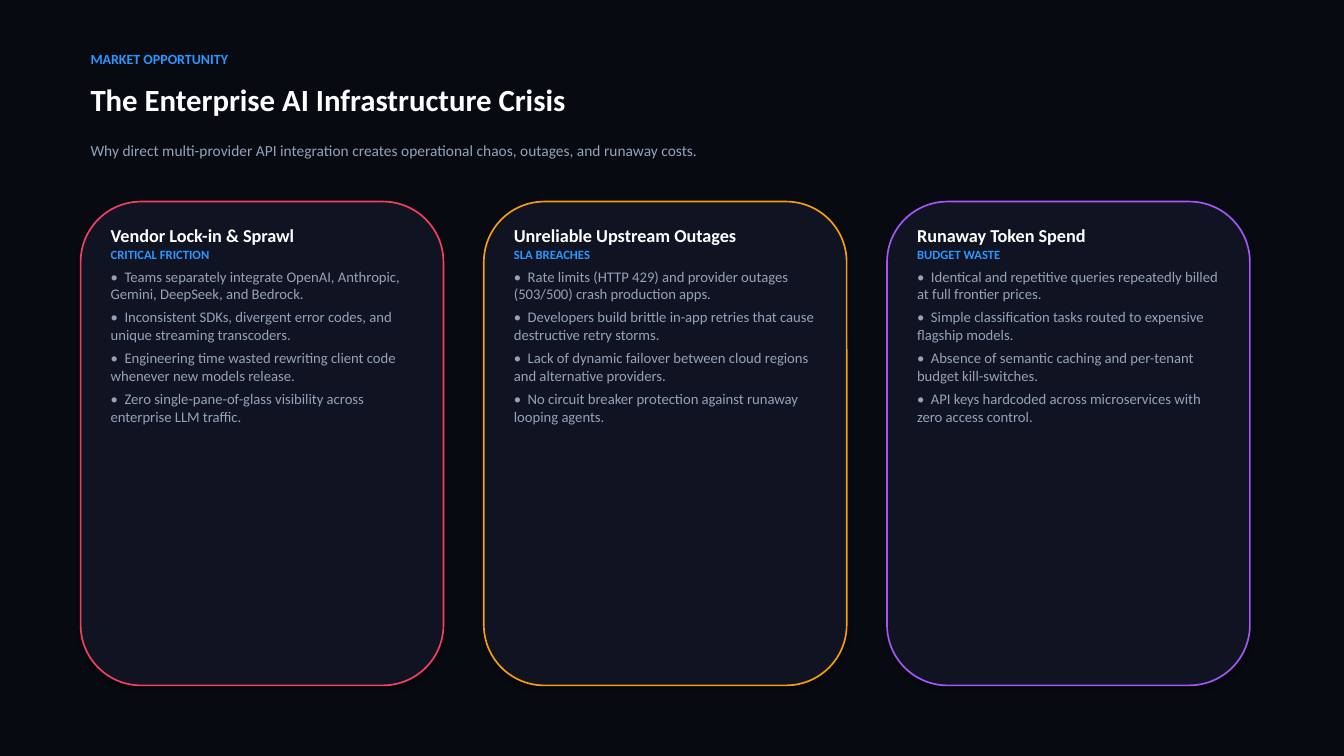
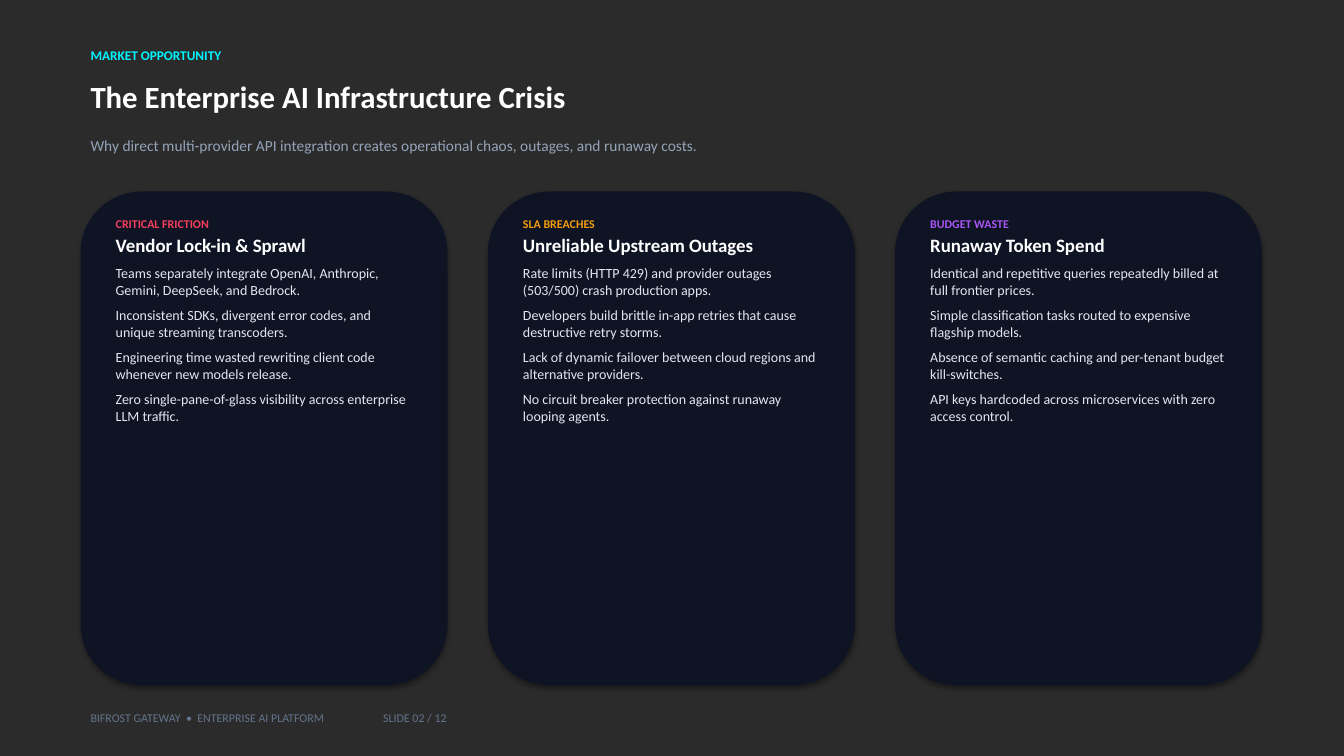
Before and after one commit to Ranjeet7680/BIFROST-GATEWAY, a slide deck: slide 2 of Bifrost_Gateway_Enterprise_Pitch.pptx. Drawn at 1344x756 pixels with LibreOffice and Linux fonts; fonts in the diff are those of the drawing; background and template pictures are left out; a plain dark background stands for a picture behind light text. Boxes give left, top, right and bottom in pixels: in the first picture for what was removed or moved away, otherwise in the second. Text is boxed around its words. In the diff, an @@ line names an element or a change of style, - is before the commit and + after.

Commit message:
feat(presentation): add cinematic keynote background, remove card lines/borders, and polish layout for PPTX and PDF decks

```diff
--- a/Bifrost_Gateway_Enterprise_Pitch.pptx
+++ b/Bifrost_Gateway_Enterprise_Pitch.pptx
@@ background #FFFFFF to picture (left out) @@
@@ rectangle removed at bbox=[0, 0, 1344, 756] @@
@@ text "MARKET OPPORTUNITY" at bbox=[91, 51, 221, 60]: size 10 to 9.5 pt, text colour #2997FF to #00F5FF @@
@@ text "Why direct multi-provider API integration ...": place and size @@
-text "Why direct multi-provider API integration ..." at bbox=[91, 145, 696, 159]
+text "Why direct multi-provider API integration ..." at bbox=[91, 140, 696, 154]
@@ rounded rectangle: place and size @@
-rounded rectangle at bbox=[81, 202, 444, 686]
+rounded rectangle at bbox=[81, 192, 448, 686]
@@ rounded rectangle at bbox=[81, 192, 448, 686]: fill #101422 to #0F1424; outline #F43F5E 1.2 pt to none @@
@@ rounded rectangle: place and size @@
-rounded rectangle at bbox=[484, 202, 847, 686]
+rounded rectangle at bbox=[488, 192, 855, 686]
@@ rounded rectangle at bbox=[488, 192, 855, 686]: fill #101422 to #0F1424; outline #F59E0B 1.2 pt to none @@
@@ rounded rectangle: place and size @@
-rounded rectangle at bbox=[887, 202, 1250, 686]
+rounded rectangle at bbox=[895, 192, 1262, 686]
@@ rounded rectangle at bbox=[895, 192, 1262, 686]: fill #101422 to #0F1424; outline #A855F7 1.2 pt to none @@
@@ text "CRITICAL FRICTION": place and size @@
-text "CRITICAL FRICTION" at bbox=[111, 229, 400, 425]
+text "CRITICAL FRICTION" at bbox=[116, 220, 405, 421]
@@ text at bbox=[116, 220, 209, 228]: paragraph added @@
+CRITICAL FRICTION
@@ text at bbox=[116, 238, 306, 255]: size 13 to 13.5 pt in "Vendor Lock-in & Sprawl"; more space between paragraphs @@
@@ text "SLA BREACHES": place and size @@
-text "SLA BREACHES" at bbox=[514, 229, 814, 425]
+text "SLA BREACHES" at bbox=[523, 220, 815, 424]
@@ text at bbox=[523, 220, 595, 228]: paragraph added @@
+SLA BREACHES
@@ text at bbox=[523, 238, 753, 256]: size 13 to 13.5 pt in "Unreliable Upstream Outages"; more space between paragraphs @@
@@ text "BUDGET WASTE": place and size @@
-text "BUDGET WASTE" at bbox=[917, 229, 1218, 422]
+text "BUDGET WASTE" at bbox=[930, 220, 1224, 421]
@@ text at bbox=[930, 220, 1009, 228]: paragraph added @@
+BUDGET WASTE
@@ text at bbox=[930, 238, 1105, 255]: size 13 to 13.5 pt in "Runaway Token Spend"; more space between paragraphs @@
@@ text at bbox=[116, 268, 405, 421]: text changed; size 10.5 to 10 pt; text colour #94A3B8 to #E2E8F0 @@
-CRITICAL FRICTION
-• Teams separately integrate OpenAI, Anthropic, Gemini, DeepSeek, and Bedrock.
-• Inconsistent SDKs, divergent error codes, and unique streaming transcoders.
-• Engineering time wasted rewriting client code whenever new models release.
-• Zero single-pane-of-glass visibility across enterprise LLM traffic.
+Teams separately integrate OpenAI, Anthropic, Gemini, DeepSeek, and Bedrock.
+Inconsistent SDKs, divergent error codes, and unique streaming transcoders.
+Engineering time wasted rewriting client code whenever new models release.
+Zero single-pane-of-glass visibility across enterprise LLM traffic.
@@ text at bbox=[523, 268, 815, 424]: text changed; size 10.5 to 10 pt; text colour #94A3B8 to #E2E8F0 @@
-SLA BREACHES
-• Rate limits (HTTP 429) and provider outages (503/500) crash production apps.
-• Developers build brittle in-app retries that cause destructive retry storms.
-• Lack of dynamic failover between cloud regions and alternative providers.
-• No circuit breaker protection against runaway looping agents.
+Rate limits (HTTP 429) and provider outages (503/500) crash production apps.
+Developers build brittle in-app retries that cause destructive retry storms.
+Lack of dynamic failover between cloud regions and alternative providers.
+No circuit breaker protection against runaway looping agents.
@@ text at bbox=[930, 268, 1224, 421]: text changed; size 10.5 to 10 pt; text colour #94A3B8 to #E2E8F0 @@
-BUDGET WASTE
-• Identical and repetitive queries repeatedly billed at full frontier prices.
-• Simple classification tasks routed to expensive flagship models.
-• Absence of semantic caching and per-tenant budget kill-switches.
-• API keys hardcoded across microservices with zero access control.
+Identical and repetitive queries repeatedly billed at full frontier prices.
+Simple classification tasks routed to expensive flagship models.
+Absence of semantic caching and per-tenant budget kill-switches.
+API keys hardcoded across microservices with zero access control.
@@ text added at bbox=[91, 714, 447, 722], 8.5 pt, text #64748B @@
+BIFROST GATEWAY • ENTERPRISE AI PLATFORM SLIDE 02 / 12
```
Also in this commit, not shown: 11 other slides changed, 6 other files.
